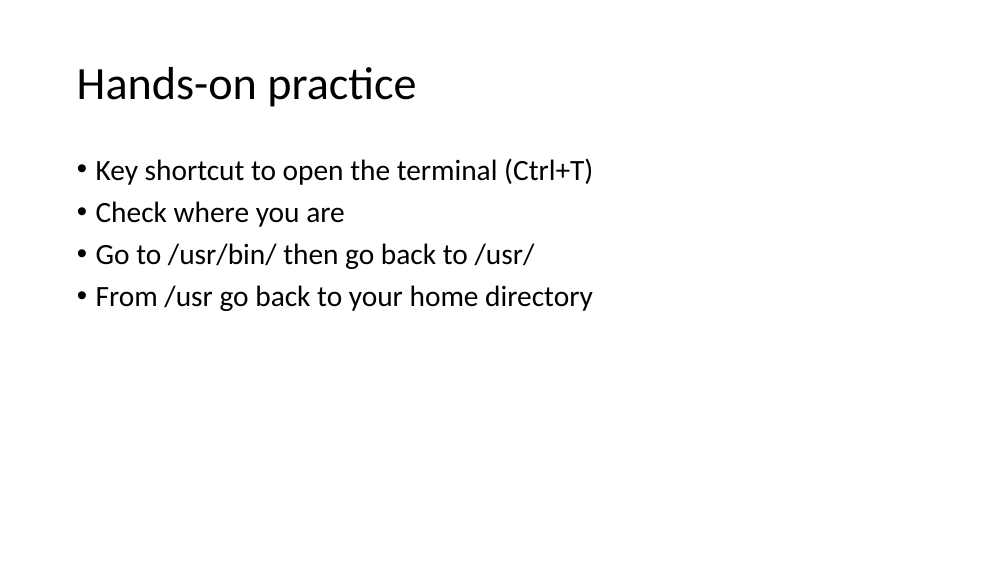
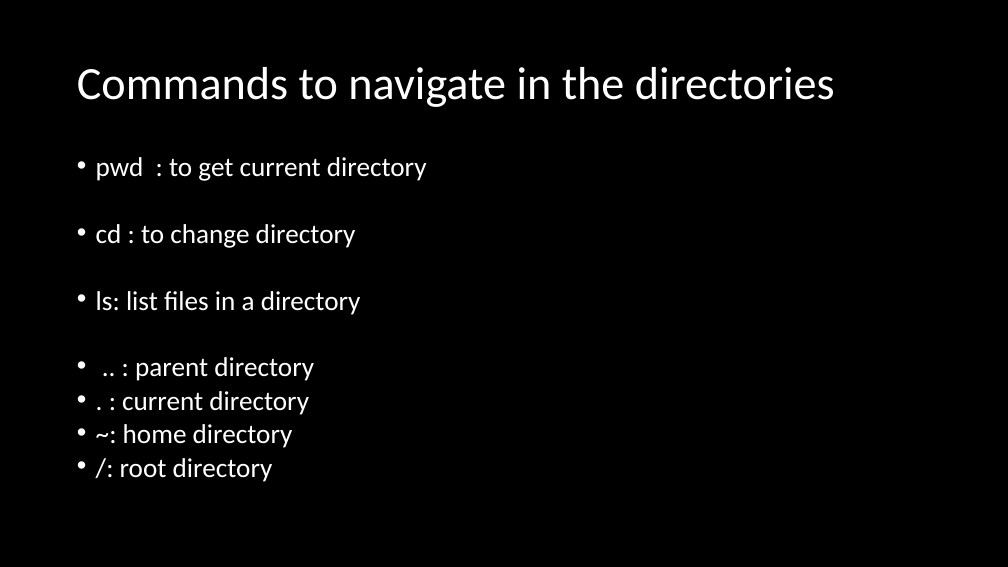
Before and after one commit to lixiaopi1985/Bioinformatics_miniseries, a slide deck: slide 10 of p1_linux/workshop1-linux_basic.pptx. Drawn at 1008x567 pixels with LibreOffice and Linux fonts; fonts in the diff are those of the drawing. Boxes give left, top, right and bottom in pixels: in the first picture for what was removed or moved away, otherwise in the second. Text is boxed around its words. In the diff, an @@ line names an element or a change of style, - is before the commit and + after.

```diff
--- a/p1_linux/workshop1-linux_basic.pptx
+++ b/p1_linux/workshop1-linux_basic.pptx
@@ background #FFFFFF to #000000 @@
@@ title at (77,67,835,107): text changed; text colour #000000 to #FFFFFF @@
-Hands-on practice
+Commands to navigate in the directories
@@ text at (96,157,427,482): text changed; size 28 to 25.9 pt; text colour #000000 to #FFFFFF @@
-• Key shortcut to open the terminal (Ctrl+T)
-• Check where you are
-• Go to /usr/bin/ then go back to /usr/
-• From /usr go back to your home directory
+• pwd : to get current directory
+• cd : to change directory
+• ls: list files in a directory
+• .. : parent directory
+• . : current directory
+• ~: home directory
+• /: root directory
```
Also in this commit, not shown: 4 other slides changed, 49 slides added, 5 slides removed.
